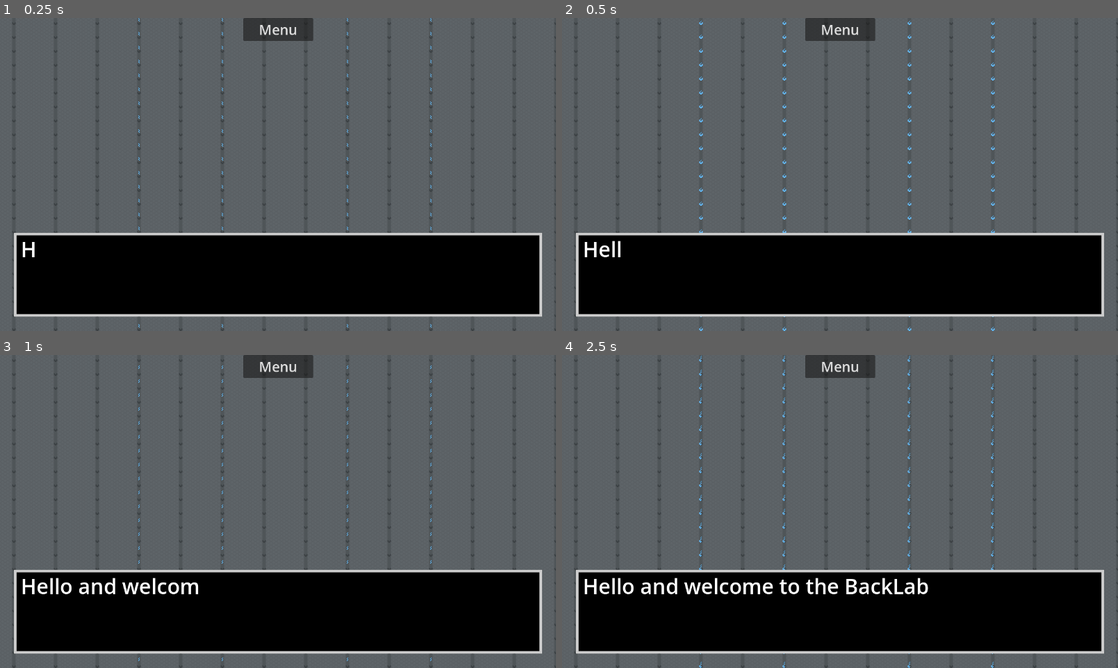
Above: before the commit, frames 1-4 (two rows, left to right).
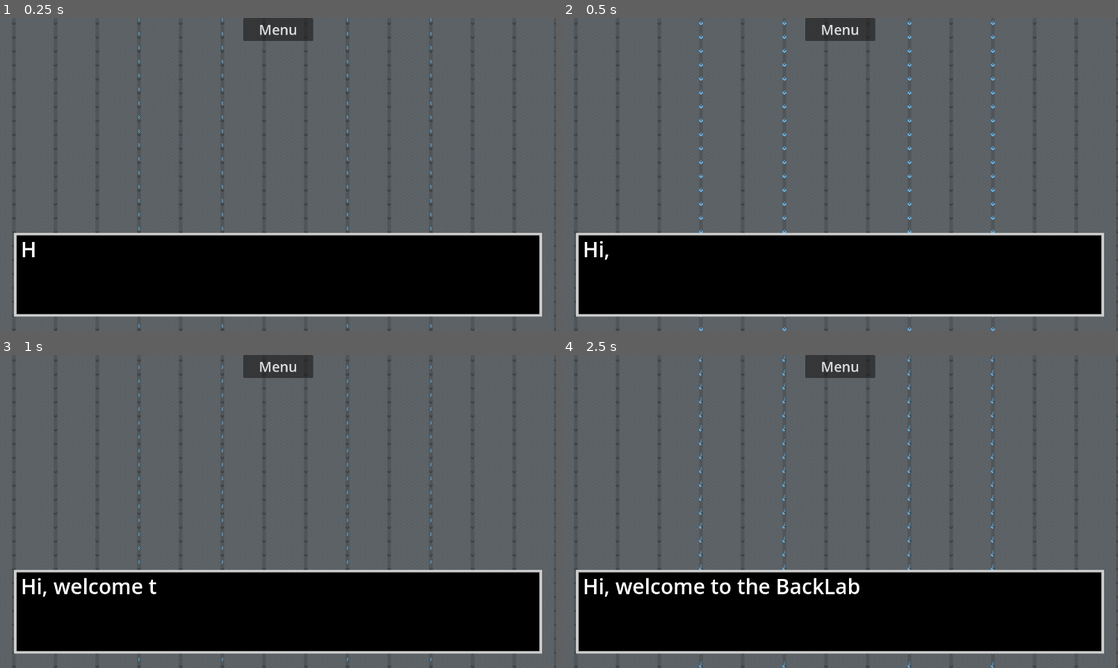
Above: after the commit, the same moments.

Repository: samtabareh/BackLabs
Game: Godot game, scene res://Scenes/Levels/Tutorial/1.tscn
Same seed, same stepped clock (60 frames per second), same inputs: the game is played once before the commit and once after it. This scene is started directly instead of the project's main scene.
Inputs (mouse positions are in pixels of both pictures, inside the frame that each line leads up to):
- Up to frame 1 (0.25 s): no input
- Up to frame 2 (0.5 s): no input
- Up to frame 3 (1 s): move the mouse to (250, 574) at 0.52 s; click (250, 574) at 0.6 s
- Up to frame 4 (2.5 s): click "Menu" at 1.25 s; click "Continue" at 2 s

Frame 1 is identical in both runs. In frame 2, 0.1% of the frame differs, in the area x 6-11%, y 71-78%; in frame 3, 0.7%; in frame 4, 1.6%, in the area x 6-66%, y 71-78%.

Commit message:
small changes

Diff:
--- a/Localization - Sheet1.csv
+++ b/Localization - Sheet1.csv
@@ -9,20 +9,20 @@
 English;English;انگلیسی
 Farsi;Farsi;فارسی
 Tutorial;Tutorial;آموزش
-Tut1;Hello and welcome to the BackLabs!;سلام خوش امدید به آزمایشگاه اتم ها!
-Tut2;Here we strive to make the best materials out of atoms!;اینجا ما سعی می کنیم که بهترین ماده ها را از اتم بسازیم!
-Tut3;But don't get excited too soon, you are only in training and won't be making any cool stuff yet;اما به این زودی خوشحال نشو, تو هنوز توی تمرینات هستی و مواد های باحالی نمیسازی
+Tut1;Hi, welcome to the BackLabs!;سلام خوش امدید به آزمایشگاه اتم ها!
+Tut2;Here we strive to make the best materials out of atoms!;اینجا ما سعی می کنیم که بهترین ماده ها را از اتم ها بسازیم!
+Tut3;But don't get excited too soon, you are only in training and won't be making any cool stuff yet;به این زودی خوشحال نشو! تو هنوز توی مرحلۀ تمرینات هستی و مواد باحالی نمیسازی
 Tut4;So lets give you the basics;خب بیا شروع کنیم
-Tut5;And this is a Molecule;و این یک مولکول هست!
-Tut6;Those numbers and letters written on it are its atoms;اون حروف ها و عدد ها اتم های سازنده اش هستن
-Tut7;You can grab it by left-clicking on it;میتونی برشون داری با چپ-کلیک کردن روی اونها
+Tut5;And this is a Molecule;و این یک مولکول!
+Tut6;Those numbers and letters written on it are its atoms;این حروف ها نوع و عدد ها تعداد اتم های سازنده اش هستند
+Tut7;You can grab it by left-clicking on it;با چپ-کلیک کرن روی هرکدام می تونی آنها را برداری
 Tut8;This is a slot, you can put Atoms and Molecules in it for the machines to use them;این یک جعبه هست. می تونی توی این مولکول یا اتم بذاری که استفاده بشن توسط دستگاه ها
 Tut9;Speaking of machines, here is the Infuser!;صحبت از دستگاه شد, این دستگاه مخلوط کن هست!
 Tut10;The Infuser is a machine with 6 slots. When right-clicked it will start infusing all of the atoms and molecules put in its slots;مخلوط کن دستگاهی هست با 6 جعبه. این دستگاه با راست-کلیک شروع می کند به مخلوط همه اتم ها و مولکول های توی جعبه هایش
 Tut11;This is an Atom;این یک اتم هست!
-Tut12;Now that we're on the subject of infusing, we should probably show you how you can seperate atoms!;الانکه روی موضوع مخلوط کردن هستیم, بهتره که بهت نشون بدیم که چطوری جدا کنی اتم هارو
-Tut13;This is the Divider, if it's not already clear enough from the name, it divides atoms!;این دستگاه جداکننده هست, اگه از اسمش معلوم نیست, اتم هارو جدا میکنه
-Tut14;This is the Goal Screen. It displays what molecule you need to make to pass the level;این صفحه، مولکولی که باید بدست بیاری برای رفتن به مرحله بعد رو نشون میده
-Tut15;How do you submit your answer you ask? well you put it in the slot in the Goal Screen!;حالا چطوری مولکولی رو بعنوان جواب ثبت میکنی؟ با گذاشتنش توی جعبۀ دستگاه جواب!
+Tut12;Now that we're on the subject of infusing, we should probably show you how you can seperate atoms!;اکنون که روی موضوع مخلوط کردن هستیم, بهتره که بهت نشون بدیم که چطوری جدا کنی اتم هارو
+Tut13;This is the Divider, if it's not already clear enough from the name, it divides atoms!;این دستگاه جداکننده هست که اتم هارو جدا میکنه
+Tut14;This is the Goal Screen. It displays what molecule you need to make to pass the level;این صفحه نمایش، مولکول مورد نیاز برای گذر از مرحله را نشان می دهد
+Tut15;How do you answer with a molecule? Well, you put it in the slot of the Goal Screen!;برای ثبت مولکول خود باید آن را درون جعبۀ صفحه نمایش قرار بدهید
 Tut16;Now, i want you to pass this level!;حالا ازت میخوام که این مرحله رو رد کنی!
 Win;You Won!;درست!
--- a/Objects/Slot/Slot.tscn
+++ b/Objects/Slot/Slot.tscn
@@ -6,7 +6,7 @@
 size = Vector2(30, 30)
 
 [sub_resource type="LabelSettings" id="LabelSettings_sluxo"]
-font_size = 45
+font_size = 39
 outline_size = 6
 outline_color = Color(0, 0, 0, 1)
 
@@ -24,13 +24,13 @@
 anchor_top = 0.5
 anchor_right = 0.5
 anchor_bottom = 0.5
-offset_left = -10.0
-offset_top = -11.5
-offset_right = 10.0
-offset_bottom = 11.5
+offset_left = -17.0
+offset_top = -29.0
+offset_right = 17.0
+offset_bottom = 25.0
 grow_horizontal = 2
 grow_vertical = 2
-text = "+"
+text = "▢"
 label_settings = SubResource("LabelSettings_sluxo")
 horizontal_alignment = 1
 vertical_alignment = 1
Binary file changed: Localization - Sheet1.en.translation
Binary file changed: Localization - Sheet1.fa.translation
